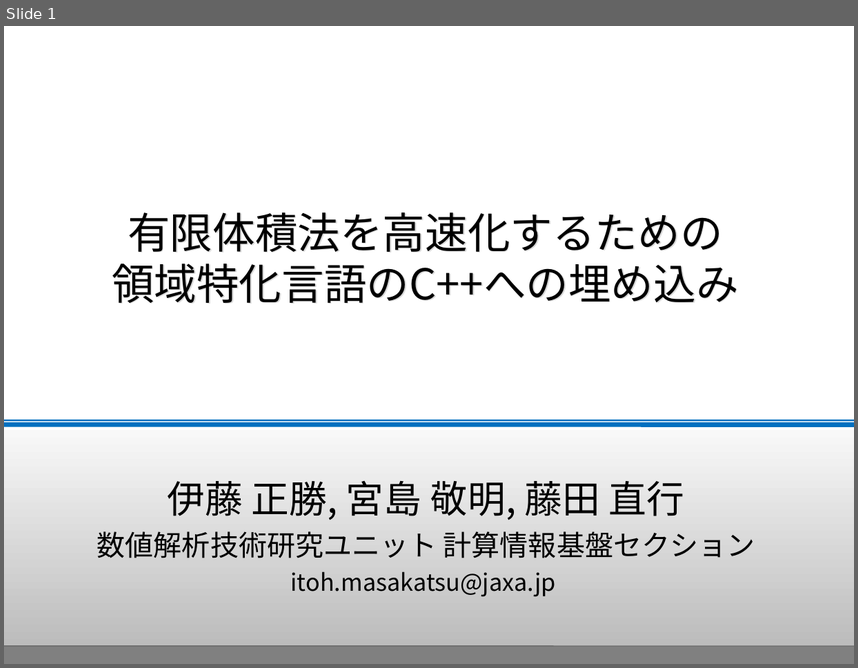
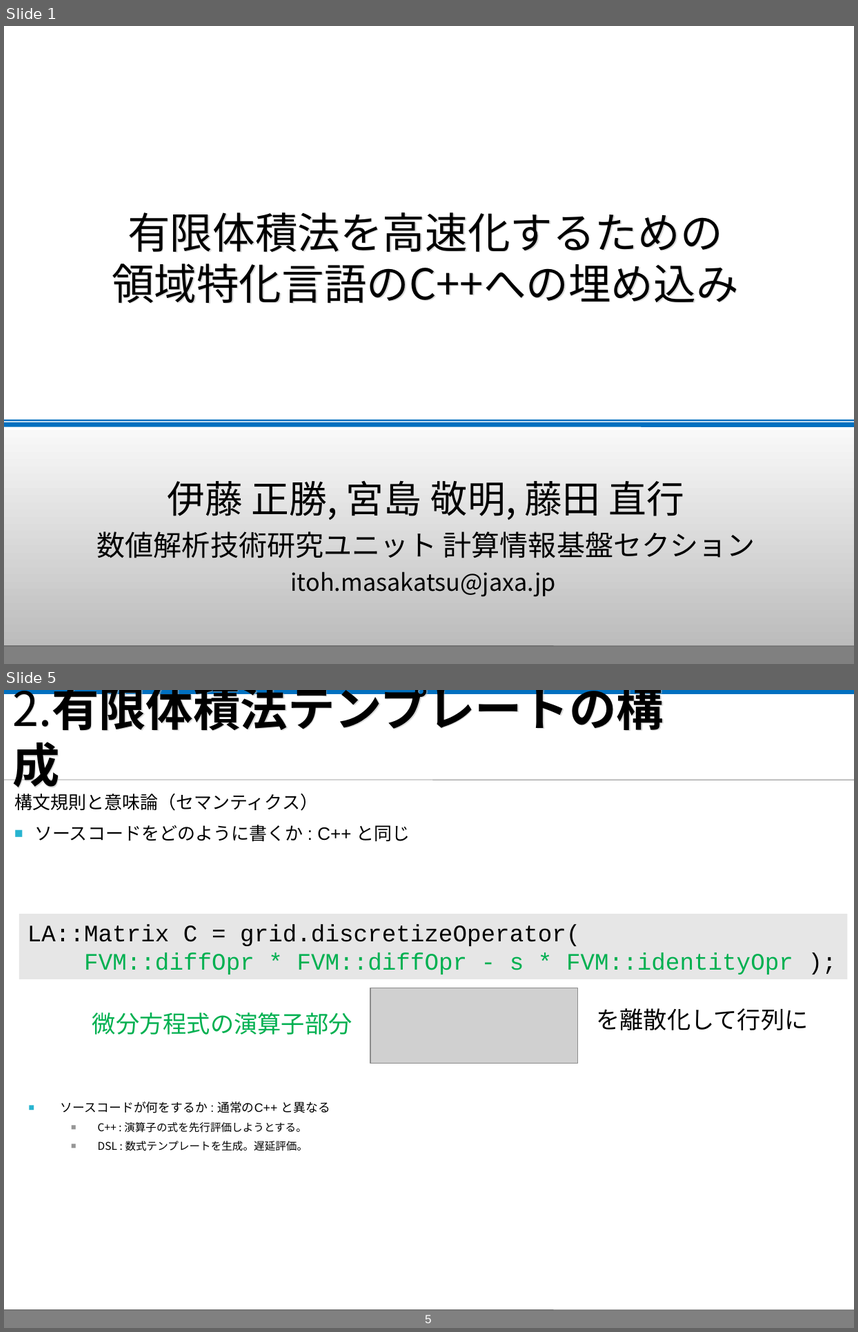
Before and after one commit to masa-ito/ProtoToPoisson, a slide deck: doc/第57回プログラミング・シンポジウム/presentationAtJaxaOn10Dec2015/ProtoFVM_PresentationAtJaxaOn10Dec2015.ppt. Shown one above the other, each under a label of ours: slide 1 before the commit, slides 1 and 5 after it; the slides between them are not shown. The pictures are 858x668 and 858x1332 pixels, drawn with LibreOffice and Linux fonts; fonts in the diff are those of the drawing; grey boxes stand for pictures; background and template pictures are left out. Boxes give left, top, right and bottom in pixels: in the first picture for what was removed or moved away, otherwise in the second. Text is boxed around its words. In the diff, an @@ line names an element or a change of style, - is before the commit and + after.

```diff
--- a/doc/第57回プログラミング・シンポジウム/presentationAtJaxaOn10Dec2015/ProtoFVM_PresentationAtJaxaOn10Dec2015.ppt
+++ b/doc/第57回プログラミング・シンポジウム/presentationAtJaxaOn10Dec2015/ProtoFVM_PresentationAtJaxaOn10Dec2015.ppt
@@ slide 5 added at [4, 690, 854, 1328], background #FFFFFF; not listed: 3 template elements that a slide beside it also shows @@
@@ rectangle added at [4, 691, 854, 693], fill #0070C0, outline #0070C0 2.01 pt @@
@@ title added at [12, 690, 664, 794], 40 pt, text #000000, bold @@
+2.有限体積法テンプレートの構成
@@ line added from (4, 780) to (854, 780), #808080 0.51 pt @@
@@ text added at [14, 793, 410, 841], 15.2 pt, text #000000 @@
+構文規則と意味論（セマンティクス）
+■ ソースコードをどのように書くか : C++ と同じ
@@ rectangle added at [19, 914, 847, 979], fill #E6E6E6, 20 pt, text #00B050 @@
+LA::Matrix C = grid.discretizeOperator(
+FVM::diffOpr * FVM::diffOpr - s * FVM::identityOpr );
@@ picture added at [370, 988, 578, 1064] @@
@@ text added at [92, 1012, 352, 1034], 20 pt, text #00B050 @@
+微分方程式の演算子部分
@@ text added at [596, 1008, 808, 1030], 20 pt, text #000000 @@
+を離散化して行列に
@@ text added at [61, 1101, 330, 1151], 9.1 pt, text #000000 @@
+■ ソースコードが何をするか : 通常のC++ と異なる
+  ■ C++ : 演算子の式を先行評価しようとする。
+  ■ DSL : 数式テンプレートを生成。遅延評価。
@@ page number added at [425, 1314, 432, 1323], 10 pt, text #FFFFFF @@
+5
```
Also in this commit, not shown: 4 slides changed, 14 other slides added, 3 slides removed.
